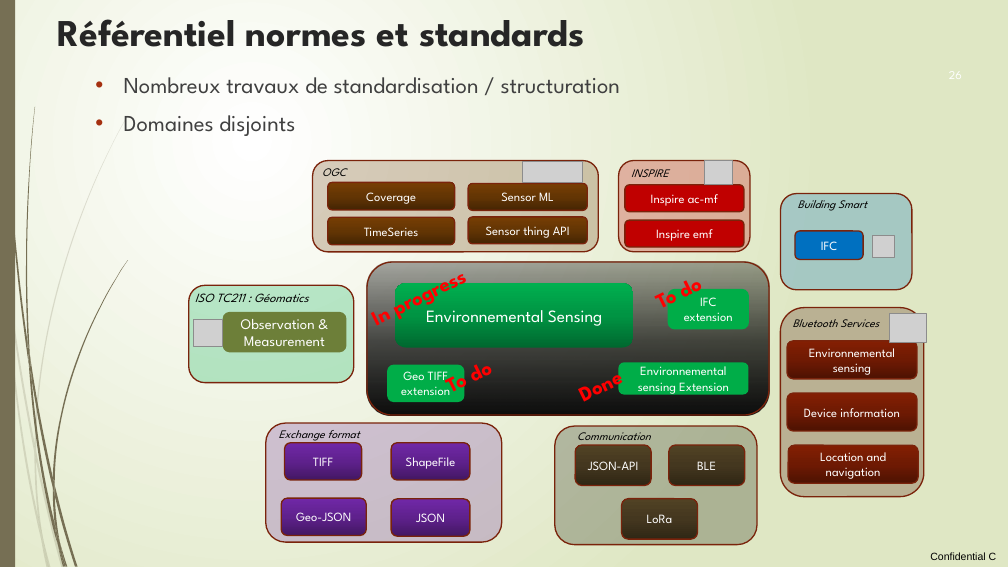
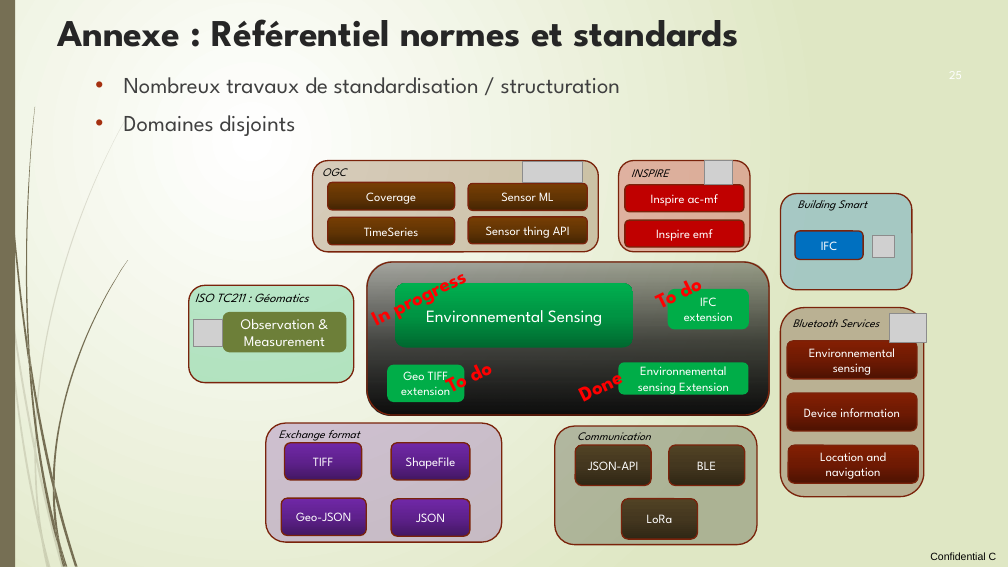
Before and after one commit to loco-philippe/Environmental-Sensing, a slide deck: slide 25 of documentation/initiative citoyenne.pptx (slide 26 before the commit). Drawn at 1008x567 pixels with LibreOffice and Linux fonts; fonts in the diff are those of the drawing; grey boxes stand for pictures. Boxes give left, top, right and bottom in pixels: in the first picture for what was removed or moved away, otherwise in the second. Text is boxed around its words. In the diff, an @@ line names an element or a change of style, - is before the commit and + after.

```diff
--- a/documentation/initiative citoyenne.pptx
+++ b/documentation/initiative citoyenne.pptx
@@ title at box(57, 19, 740, 47): text changed @@
-Référentiel normes et standards
+Annexe : Référentiel normes et standards
```
Also in this commit, not shown: 11 other slides changed, 2 slides added, 2 slides removed, 10 other files.
